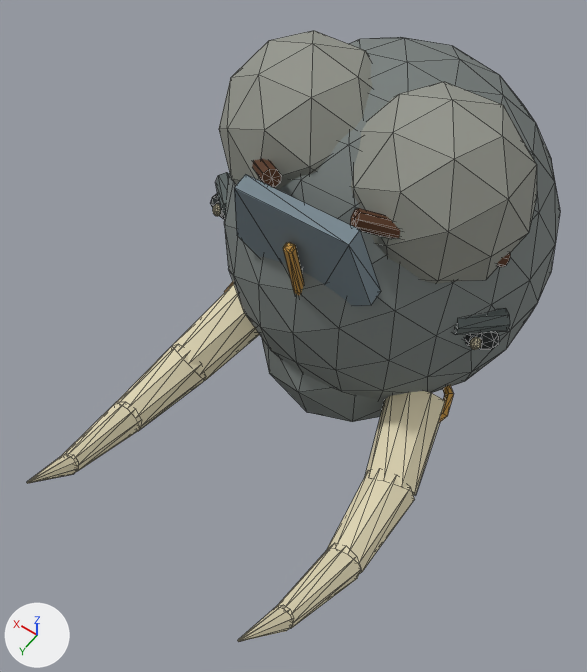
The glTF model assets/models/units/war_elephant/Head.glb as it was, and as the next commit left it.
Rendered twice from a 50 mm lens placed at (-0.94, 1.96, 2.12), pointed at (0.03, 0.6, -0.02). Every picture has the same lights, and +X, +Y and +Z are marked at lower left. The older version comes first. Mesh edges are drawn as thin lines. Vertices at exactly the same position are counted once.

In view in the first picture: 'Sculpture'.
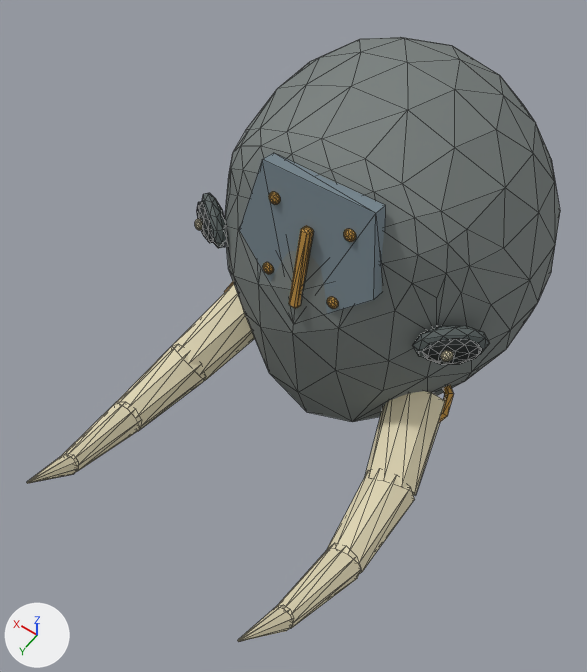
Where the change shows, as pixel boxes [x1, y1, x2, y2] in the pictures (587 x 672 px; the box of a moved part takes in the faces that stretch with it):
'Sculpture', reshaped
    before: [27, 30, 560, 642]
    after: [27, 37, 560, 642]
part 1 of me_sculpture, moved or reshaped
    before: [465, 332, 499, 350]
    after: [423, 339, 482, 365]
part 2 of me_sculpture, moved or reshaped
    before: [351, 82, 537, 283]
    after: [441, 351, 453, 361]
part 3 of me_sculpture, moved or reshaped (mostly hidden before)
    before: [210, 193, 225, 219]
    after: [197, 201, 214, 243]
part 4 of me_sculpture, moved or reshaped
    before: [219, 30, 372, 190]
    after: [195, 219, 202, 230]
part 5 of me_sculpture, moved or reshaped
    before: [234, 174, 381, 306]
    after: [239, 153, 386, 314]
part 6 of me_sculpture, added
    after: [344, 229, 356, 242]
part 7 of me_sculpture, added
    after: [269, 192, 280, 205]
part 8 of me_sculpture, added
    after: [327, 297, 338, 309]
part 9 of me_sculpture, added
    after: [263, 262, 274, 274]
part 10 of me_sculpture, moved or reshaped
    before: [213, 94, 510, 422]
    after: [202, 84, 529, 358]

Patch to the scene script:
```diff
--- a/assets/models/units/war_elephant/Head.glb.py
+++ b/assets/models/units/war_elephant/Head.glb.py
@@ me_sculpture @@
 # used by ob_sculpture; location = (0.0, 0.0, 0.0)
-me_sculpture.from_pydata(...)  # 792 vertices, 1508 faces; spans x -0.58..0.58, y -0.5..1.47, z -0.71..0.8
+me_sculpture.from_pydata(...)  # 865 vertices, 1658 faces; spans x -0.58..0.58, y -0.5..1.47, z -0.71..0.74
+# me_sculpture part 1: the loose piece of 42 vertices spanning x -0.57..-0.41, y 0.3..0.39, z 0.07..0.16 is multiplied about its middle by the matrix ((0.896, -0.346, 0.0), (0.681, 0.455, 0.0), (0.0, 0.0, 1.304)), then moved by (0.01, 0.14, 0.04)
+# me_sculpture part 2: the loose piece of 42 vertices spanning x -0.52..0.08, y -0.05..0.51, z 0.16..0.8 is turned 37.2 degrees about the z axis through its middle and scaled by 0.0603, then moved by (-0.25, 0.29, -0.3)
+# me_sculpture part 3: the loose piece of 42 vertices spanning x 0.41..0.57, y 0.3..0.39, z 0.07..0.16 is multiplied about its middle by the matrix ((0.896, 0.346, 0.0), (-0.681, 0.455, 0.0), (0.0, 0.0, 1.304)), then moved by (-0.01, 0.14, 0.04)
+# me_sculpture part 4: the loose piece of 42 vertices spanning x -0.08..0.52, y -0.05..0.51, z 0.16..0.8 is turned -37.2 degrees about the z axis through its middle and scaled by 0.0603, then moved by (0.25, 0.29, -0.3)
+# me_sculpture part 5: the loose piece of 10 vertices spanning x -0.25..0.25, y 0.49..0.66, z 0.09..0.6 is turned 25.2 degrees about the x axis through its middle, then moved by (0.0, -0.02, 0.0)
+# me_sculpture part 6: the loose piece of 42 vertices spanning x -0.53..-0.49, y 0.36..0.41, z 0.1..0.14 is copied, and the copy is scaled about its middle by (1.05, 0.467, 0.813), then moved by (0.38, 0.17, 0.38); it spans x -0.15..-0.11, y 0.54..0.56, z 0.48..0.52
+# me_sculpture part 7: the loose piece of 42 vertices spanning x 0.49..0.53, y 0.36..0.41, z 0.1..0.14 is copied, and the copy is scaled about its middle by (1.05, 0.467, 0.813), then moved by (-0.38, 0.17, 0.38); it spans x 0.11..0.15, y 0.54..0.56, z 0.48..0.52
+# me_sculpture part 8: the loose piece of 42 vertices spanning x -0.53..-0.49, y 0.36..0.41, z 0.1..0.14 is copied, and the copy is scaled about its middle by (1.05, 0.467, 0.813), then moved by (0.39, 0.22, 0.14); it spans x -0.14..-0.1, y 0.6..0.62, z 0.24..0.28
+# me_sculpture part 9: the loose piece of 42 vertices spanning x 0.49..0.53, y 0.36..0.41, z 0.1..0.14 is copied, and the copy is scaled about its middle by (1.05, 0.467, 0.813), then moved by (-0.39, 0.22, 0.14); it spans x 0.1..0.14, y 0.6..0.62, z 0.24..0.28
+# me_sculpture part 10: 11 vertices moved from x -0.18..0.18, y 0.36..0.68, z 0.19..0.64 to x -0.2..0.2, y 0.4..0.64, z 0.19..0.64; 224 vertices removed from x -0.58..0.58, y -0.17..0.68, z -0.62..0.6; 129 vertices added at x -0.55..0.55, y 0.34..0.65, z 0.08..0.64
 me_sculpture.materials.append(mat_unitsurface)
```
